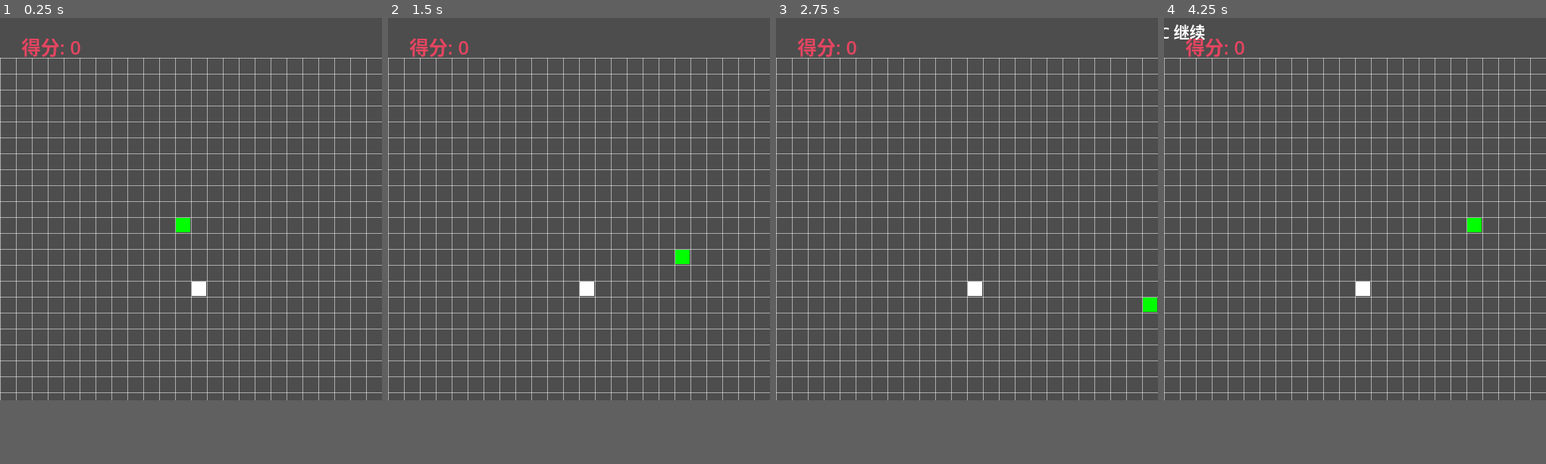
Above: before the commit, frames 1-4 (left to right).
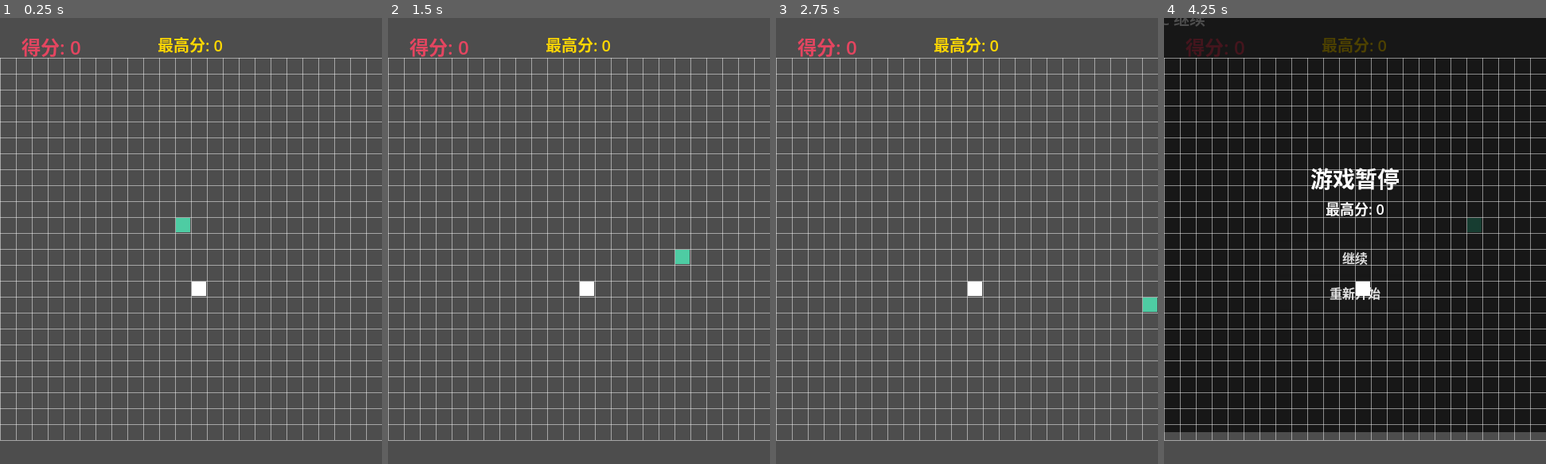
Above: after the commit, the same moments.

Repository: CUTeMoL/create_by_minimax
Game: Godot game, scene res://scenes/main.tscn
Two runs of this game, one before a commit and one after it. Both use one fixed random seed, a clock stepped at 60 frames per second and the inputs below.
Inputs:
- Up to frame 1 (0.25 s): no input
- Up to frame 2 (1.5 s): tap Enter (ui_accept) at 0.5, 0.6, 0.77, 1.07, 1.35 s; hold Right (ui_right) 0.53-1.28 s; hold Down (ui_down) from 1.28 s (still down)
- Up to frame 3 (2.75 s): tap Enter (ui_accept) at 1.52, 1.82, 2.1 s; release Down (ui_down) at 2.03 s; hold Right (ui_right) from 2.03 s (still down)
- Up to frame 4 (4.25 s): release Right (ui_right) at 2.78 s; hold Up (ui_up) 2.78-3.53 s; tap Enter (ui_accept) at 2.85, 3.02, 3.32, 3.6, 3.77, 4.07 s; hold Left (ui_left) from 3.53 s (still down); tap Escape (ui_cancel) at 4.15 s
In our replay, the window is 480x480 before the commit and 480x560 after it. These sizes can differ from the game's own. Grey fills any space a smaller window leaves; there, only what the larger window draws over its background counts as a difference.

The runs differ from the first frame. In frame 1, 1.4% of the frame differs, in the area x 0-100%, y 4-95%; in frame 2, 1.4%; in frame 3, 1.4%; in frame 4, 93%, in the area x 0-100%, y 0-95%.

Commit message:
feat: 添加贪吃蛇游戏完整功能
- HTML版本: 最高分、难度递增、音效、暂停菜单、蛇头颜色区分
- Godot版本: 最高分、难度递增、WAV音效、暂停菜单、蛇头颜色区分
- 添加Python生成的WAV音效文件
- 修复Godot窗口高度显示问题
- 更新README文档

Diff:
--- a/project.godot
+++ b/project.godot
@@ -18,7 +18,7 @@
 [display]
 
 window/size/viewport_width=480
-window/size/viewport_height=480
+window/size/viewport_height=560
 window/stretch/mode="canvas_items"
 
 [input]
--- a/scenes/main.tscn
+++ b/scenes/main.tscn
@@ -2,10 +2,10 @@
 
 [ext_resource type="Script" uid="uid://djfxx4mt44w1j" path="res://scripts/main.gd" id="1_main"]
 
-[node name="Main" type="Node2D" unique_id=773832198]
+[node name="Main" type="Node2D" unique_id=1713954873]
 script = ExtResource("1_main")
 
-[node name="ScoreLabel" type="Label" parent="." unique_id=89245427]
+[node name="ScoreLabel" type="Label" parent="." unique_id=1210574676]
 anchors_preset = 10
 anchor_right = 1.0
 offset_left = 27.0
@@ -18,7 +18,20 @@
 text = "得分: 0"
 horizontal_alignment = 1
 
-[node name="MessageLabel" type="Label" parent="." unique_id=307045589]
+[node name="HighScoreLabel" type="Label" parent="." unique_id=26615792]
+anchors_preset = 10
+anchor_right = 1.0
+offset_left = 180.0
+offset_top = 18.0
+offset_right = 300.0
+offset_bottom = 53.0
+grow_horizontal = 2
+theme_override_colors/font_color = Color(1, 0.843, 0, 1)
+theme_override_font_sizes/font_size = 20
+text = "最高分: 0"
+horizontal_alignment = 1
+
+[node name="MessageLabel" type="Label" parent="." unique_id=1518159716]
 anchors_preset = 8
 anchor_left = 0.5
 anchor_top = 0.5
--- a/scripts/main.gd
+++ b/scripts/main.gd
@@ -1,67 +1,212 @@
 extends Node2D
 
-const GRID_SIZE = 20
-const COLS = 24
-const ROWS = 24
-const MOVE_INTERVAL = 0.15
-
+# ==================== 游戏配置 ====================
+const GRID_SIZE: int = 20
+const COLS: int = 24
+const ROWS: int = 24
+const BASE_MOVE_INTERVAL: float = 0.15
+const MIN_MOVE_INTERVAL: float = 0.05
+const SPEED_STEP: int = 5
+const SPEED_DECREMENT: float = 0.01
+
+# ==================== 游戏状态变量 ====================
 var snake: Array[Vector2i] = []
 var direction: Vector2i = Vector2i(1, 0)
 var next_direction: Vector2i = Vector2i(1, 0)
 var food_pos: Vector2i = Vector2i(15, 10)
 var score: int = 0
+var high_score: int = 0
 var paused: bool = false
 var game_over: bool = false
 var move_timer: float = 0.0
-
+var move_interval: float = BASE_MOVE_INTERVAL
+
+# ==================== UI 节点引用 ====================
 var snake_segments: Array[ColorRect] = []
 var food_rect: ColorRect
 var grid_container: Node
 
+# 暂停菜单节点
+var pause_overlay: ColorRect
+var pause_panel: VBoxContainer
+var continue_btn: Button
+var restart_btn: Button
+var pause_high_score_label: Label
+
 @onready var score_label: Label = $ScoreLabel
 @onready var message_label: Label = $MessageLabel
+@onready var high_score_label: Label = $HighScoreLabel
+
+# ==================== 音效播放 ====================
+var eat_player: AudioStreamPlayer
+var gameover_player: AudioStreamPlayer
+var newrecord_player: AudioStreamPlayer
 
 func _ready() -> void:
 	randomize()
+	load_high_score()
 	init_game()
 	setup_grid()
+	setup_pause_menu()
 	spawn_food()
-	update_score_label()
+	update_ui()
+	high_score_label.text = "最高分: %d" % high_score
 	message_label.text = ""
 
-func setup_grid() -> void:
-	grid_container = Node.new()
-	grid_container.name = "GridContainer"
-	add_child(grid_container)
-
-	var offset_x = (480 - COLS * GRID_SIZE) / 2.0
-	var offset_y = (480 - ROWS * GRID_SIZE) / 2.0 + 50
-
-	for x in range(COLS + 1):
-		var line = ColorRect.new()
-		line.size = Vector2(1, ROWS * GRID_SIZE)
-		line.position = Vector2(offset_x + x * GRID_SIZE, offset_y)
-		line.color = Color(0x1f, 0x2f, 0x50, 0.5)
-		grid_container.add_child(line)
-
-	for y in range(ROWS + 1):
-		var line = ColorRect.new()
-		line.size = Vector2(COLS * GRID_SIZE, 1)
-		line.position = Vector2(offset_x, offset_y + y * GRID_SIZE)
-		line.color = Color(0x1f, 0x2f, 0x50, 0.5)
-		grid_container.add_child(line)
-
-func get_grid_offset() -> Vector2:
-	var offset_x = (480 - COLS * GRID_SIZE) / 2.0
-	var offset_y = (480 - ROWS * GRID_SIZE) / 2.0 + 50
-	return Vector2(offset_x, offset_y)
-
+	# 加载音效文件
+	setup_audio()
+
+func setup_audio() -> void:
+	# 创建播放器
+	eat_player = AudioStreamPlayer.new()
+	gameover_player = AudioStreamPlayer.new()
+	newrecord_player = AudioStreamPlayer.new()
+	add_child(eat_player)
+	add_child(gameover_player)
+	add_child(newrecord_player)
+
+	# 加载WAV文件
+	# 使用项目目录下的 user_sounds 文件夹
+		# 使用 FileAccess 加载 WAV 原始数据
+	var eat_file = FileAccess.open("sounds/eat.wav", FileAccess.READ)
+	var gameover_file = FileAccess.open("sounds/gameover.wav", FileAccess.READ)
+	var newrecord_file = FileAccess.open("sounds/newrecord.wav", FileAccess.READ)
+
+	if eat_file:
+		var eat_data = eat_file.get_buffer(eat_file.get_length())
+		var eat_stream = AudioStreamWAV.new()
+		eat_stream.data = eat_data
+		eat_stream.mix_rate = 44100
+		eat_player.stream = eat_stream
+		eat_file.close()
+	if gameover_file:
+		var gameover_data = gameover_file.get_buffer(gameover_file.get_length())
+		var gameover_stream = AudioStreamWAV.new()
+		gameover_stream.data = gameover_data
+		gameover_stream.mix_rate = 44100
+		gameover_player.stream = gameover_stream
+		gameover_file.close()
+	if newrecord_file:
+		var newrecord_data = newrecord_file.get_buffer(newrecord_file.get_length())
+		var newrecord_stream = AudioStreamWAV.new()
+		newrecord_stream.data = newrecord_data
+		newrecord_stream.mix_rate = 44100
+		newrecord_player.stream = newrecord_stream
+		newrecord_file.close()
+
+# 播放吃食物音效
+func play_eat_sound() -> void:
+	if eat_player and eat_player.stream:
+		eat_player.play()
+
+# 播放游戏结束音效
+func play_gameover_sound() -> void:
+	if gameover_player and gameover_player.stream:
+		gameover_player.play()
+
+# 播放新纪录音效
+func play_newrecord_sound() -> void:
+	if newrecord_player and newrecord_player.stream:
+		newrecord_player.play()
+
+# 从文件加载最高分
+func load_high_score() -> void:
+	var save_file = ConfigFile.new()
+	var err = save_file.load("user://snake_highscore.save")
+	if err == OK:
+		high_score = save_file.get_value("snake", "high_score", 0)
+	else:
+		high_score = 0
+
+# 保存最高分到文件
+func save_high_score() -> void:
+	var save_file = ConfigFile.new()
+	save_file.set_value("snake", "high_score", high_score)
+	save_file.save("user://snake_highscore.save")
+
+# ==================== 暂停菜单 ====================
+
+# 创建暂停菜单UI
+func setup_pause_menu() -> void:
+	# 半透明黑色遮罩
+	pause_overlay = ColorRect.new()
+	pause_overlay.color = Color(0, 0, 0, 0.7)
+	pause_overlay.set_size(Vector2(480, 520))
+	pause_overlay.position = Vector2(0, 0)
+	pause_overlay.visible = false
+	add_child(pause_overlay)
+
+	# 暂停面板容器
+	pause_panel = VBoxContainer.new()
+	pause_panel.alignment = BoxContainer.ALIGNMENT_CENTER
+	pause_panel.set_size(Vector2(200, 150))
+	pause_panel.position = Vector2(140, 180)
+	pause_overlay.add_child(pause_panel)
+
+	# 标题
+	var title = Label.new()
+	title.text = "游戏暂停"
+	title.horizontal_alignment = HorizontalAlignment.HORIZONTAL_ALIGNMENT_CENTER
+	title.add_theme_font_size_override("font_size", 28)
+	pause_panel.add_child(title)
+
+	# 最高分标签
+	pause_high_score_label = Label.new()
+	pause_high_score_label.text = "最高分: %d" % high_score
+	pause_high_score_label.horizontal_alignment = HorizontalAlignment.HORIZONTAL_ALIGNMENT_CENTER
+	pause_high_score_label.add_theme_font_size_override("font_size", 18)
+	pause_panel.add_child(pause_high_score_label)
+
+	# 间距
+	var spacer = Control.new()
+	spacer.custom_minimum_size.y = 20
+	pause_panel.add_child(spacer)
+
+	# 继续按钮
+	continue_btn = Button.new()
+	continue_btn.text = "继续"
+	continue_btn.custom_minimum_size = Vector2(150, 40)
+	continue_btn.pressed.connect(_on_continue_pressed)
+	pause_panel.add_child(continue_btn)
+
+	# 重新开始按钮
+	restart_btn = Button.new()
+	restart_btn.text = "重新开始"
+	restart_btn.custom_minimum_size = Vector2(150, 40)
+	restart_btn.pressed.connect(_on_restart_pressed)
+	pause_panel.add_child(restart_btn)
+
+# 继续按钮回调
+func _on_continue_pressed() -> void:
+	paused = false
+	pause_overlay.visible = false
+	message_label.text = ""
+
+# 重新开始按钮回调
+func _on_restart_pressed() -> void:
+	pause_overlay.visible = false
+	init_game()
+	spawn_food()
+	update_ui()
+
+# 显示暂停菜单
+func show_pause_menu() -> void:
+	paused = true
+	pause_high_score_label.text = "最高分: %d" % high_score
+	pause_overlay.visible = true
+	message_label.text = "按 ESC 继续"
+
+# ==================== 游戏逻辑 ====================
+
+# 初始化游戏
 func init_game() -> void:
+	# 清理旧蛇身节点
 	for seg in snake_segments:
 		if is_instance_valid(seg):
 			seg.queue_free()
 	snake_segments.clear()
 
+	# 重置蛇
 	snake.clear()
 	snake.append(Vector2i(10, 10))
 	direction = Vector2i(1, 0)
@@ -70,24 +215,33 @@
 	paused = false
 	game_over = false
 	move_timer = 0.0
-
+	move_interval = BASE_MOVE_INTERVAL
+
+	# 创建初始蛇身节点
 	add_snake_segment(Vector2i(10, 10))
 
+# 添加一个蛇身段
 func add_snake_segment(pos: Vector2i) -> void:
 	var seg = ColorRect.new()
 	seg.size = Vector2(GRID_SIZE - 2, GRID_SIZE - 2)
 	var offset = get_grid_offset()
 	seg.position = Vector2(offset.x + pos.x * GRID_SIZE + 1, offset.y + pos.y * GRID_SIZE + 1)
-	seg.color = Color(0x00, 0xff, 0x00)
 	add_child(seg)
 	snake_segments.append(seg)
 	update_snake_color()
 
+# 更新蛇身颜色（蛇头亮绿，蛇身深绿）
 func update_snake_color() -> void:
 	for i in range(snake_segments.size()):
 		if is_instance_valid(snake_segments[i]):
-			snake_segments[i].color = Color(0x00, 0xff, 0x00)
-
+			if i == 0:
+				# 蛇头：亮绿色 #4ecca3
+				snake_segments[i].color = Color("4ecca3")
+			else:
+				# 蛇身：深绿色 #3aa882
+				snake_segments[i].color = Color("3aa882")
+
+# 更新所有蛇身节点的位置
 func update_snake_positions() -> void:
 	var offset = get_grid_offset()
 	for i in range(snake.size()):
@@ -98,10 +252,12 @@
 				offset.y + pos.y * GRID_SIZE + 1
 			)
 
+# 生成新食物（确保不在蛇身上）
 func spawn_food() -> void:
 	if is_instance_valid(food_rect):
 		food_rect.queue_free()
 
+	# 收集所有可用的空位置
 	var valid_positions: Array[Vector2i] = []
 	for x in range(COLS):
 		for y in range(ROWS):
@@ -121,7 +277,46 @@
 		food_rect.color = Color(0xe9, 0x45, 0x60)
 		add_child(food_rect)
 
+# 创建网格背景
+func setup_grid() -> void:
+	grid_container = Node.new()
+	grid_container.name = "GridContainer"
+	add_child(grid_container)
+
+	var offset_x = (480 - COLS * GRID_SIZE) / 2.0
+	var offset_y = (480 - ROWS * GRID_SIZE) / 2.0 + 50
+
+	# 垂直线
+	for x in range(COLS + 1):
+		var line = ColorRect.new()
+		line.size = Vector2(1, ROWS * GRID_SIZE)
+		line.position = Vector2(offset_x + x * GRID_SIZE, offset_y)
+		line.color = Color(0x1f, 0x2f, 0x50, 0.5)
+		grid_container.add_child(line)
+
+	# 水平线
+	for y in range(ROWS + 1):
+		var line = ColorRect.new()
+		line.size = Vector2(COLS * GRID_SIZE, 1)
+		line.position = Vector2(offset_x, offset_y + y * GRID_SIZE)
+		line.color = Color(0x1f, 0x2f, 0x50, 0.5)
+		grid_container.add_child(line)
+
+# 获取网格偏移量
+func get_grid_offset() -> Vector2:
+	var offset_x = (480 - COLS * GRID_SIZE) / 2.0
+	var offset_y = (480 - ROWS * GRID_SIZE) / 2.0 + 50
+	return Vector2(offset_x, offset_y)
+
+# 更新 UI 显示
+func update_ui() -> void:
+	score_label.text = "得分: %d" % score
+	high_score_label.text = "最高分: %d" % high_score
+
+# ==================== 游戏主循环 ====================
+
 func _process(delta: float) -> void:
+	# 游戏结束时按 Enter 重新开始
 	if game_over:
 		if Input.is_action_just_pressed("ui_accept"):
 			init_game()
@@ -132,13 +327,15 @@
 
 	if not paused:
 		move_timer += delta
-		if move_timer >= MOVE_INTERVAL:
-			move_timer -= MOVE_INTERVAL
+		if move_timer >= move_interval:
+			move_timer -= move_interval
 			update_game()
 
+# 处理键盘输入
 func handle_input() -> void:
 	var new_dir = next_direction
 
+	# 方向键控制
 	if Input.is_action_just_pressed("ui_up") and direction.y != 1:
 		new_dir = Vector2i(0, -1)
 	elif Input.is_action_just_pressed("ui_down") and direction.y != -1:
@@ -147,43 +344,58 @@
 		new_dir = Vector2i(-1, 0)
 	elif Input.is_action_just_pressed("ui_right") and direction.x != -1:
 		new_dir = Vector2i(1, 0)
+	# ESC 暂停
 	elif Input.is_action_just_pressed("ui_cancel"):
-		paused = !paused
-		if paused:
-			message_label.text = "已暂停\n按 ESC 继续"
-		else:
-			message_label.text = ""
+		show_pause_menu()
 
 	next_direction = new_dir
 
+# 更新游戏逻辑
 func update_game() -> void:
 	direction = next_direction
 	var head = snake[0] + direction
 
+	# 撞墙检测
 	if head.x < 0 or head.x >= COLS or head.y < 0 or head.y >= ROWS:
 		trigger_game_over()
 		return
 
+	# 撞自己检测
 	if snake.has(head):
 		trigger_game_over()
 		return
 
+	# 添加新蛇头
 	snake.insert(0, head)
 
+	# 吃食物检测
 	if head == food_pos:
 		score += 10
-		update_score_label()
+		update_ui()
 		add_snake_segment(head)
 		spawn_food()
+		play_eat_sound()
+		# 难度递增：每5个食物加速
+		if score % (SPEED_STEP * 10) == 0 and move_interval > MIN_MOVE_INTERVAL:
+			move_interval -= SPEED_DECREMENT
+			move_interval = max(move_interval, MIN_MOVE_INTERVAL)
 	else:
+		# 没吃到食物，移除蛇尾
 		snake.pop_back()
 
 	update_snake_positions()
 	update_snake_color()
 
+# 游戏结束处理
 func trigger_game_over() -> void:
 	game_over = true
+	play_gameover_sound()
 	message_label.text = "游戏结束!\n按 Enter 重新开始"
 
-func update_score_label() -> void:
-	score_label.text = "得分: %d" % score
+	# 检查并更新最高分
+	if score > high_score:
+		high_score = score
+		save_high_score()
+		update_ui()
+		play_newrecord_sound()
+		message_label.text = "新纪录!\n按 Enter 重新开始"
Not shown, added: sounds/eat.wav.import
Not shown, added: sounds/gameover.wav.import
Not shown, added: sounds/newrecord.wav.import
Not shown, changed: README.md
Not shown, changed: snake.html
Not shown, added: sounds/eat.wav
Not shown, added: sounds/gameover.wav
Not shown, added: sounds/newrecord.wav
